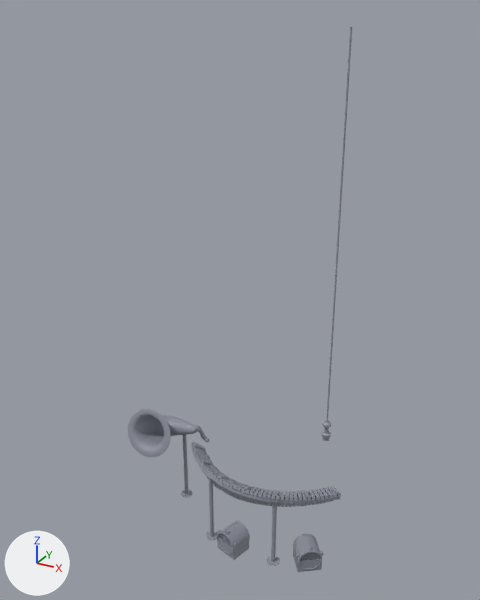
The Blender file blend/blenderisland_instrument.blend as it was, and as the next commit left it.
Both versions are drawn from a camera (50 mm lens) standing at (3.15, -6.76, 6.47) and looking at (-0.29, -0.52, 3.35). The axes (+X, +Y, +Z) are drawn at lower left. The lights are the same throughout.

The first picture shows 'BezierCurve.003', 'Circle', 'Cube', 'Cube.001', 'Cube.002', 'Cube.003', 'Cylinder.002', 'Cylinder.003', 'Cylinder.004', 'Cylinder.006', 'horn', 'key', 'key.001', 'key.002', 'key.004', 'key.006', 'key.007', 'speaker', 'speaker.001', 'stand', 'stand.001', 'stand.002'.
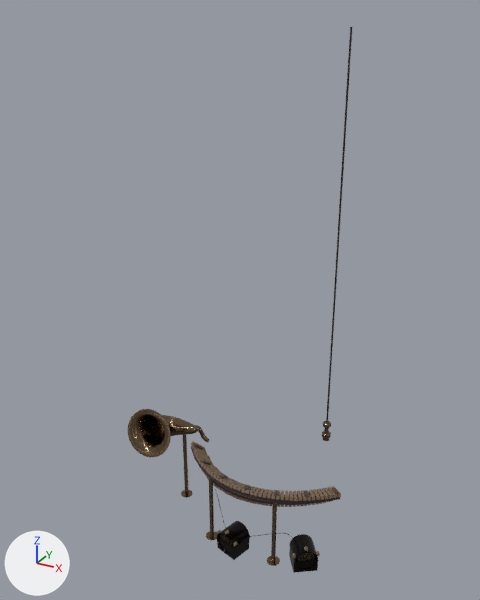
The change, as a list of edits to the scene's bpy script:
```text
Change mat_2nd:
    where n0 = _N.new('ShaderNodeOutputMaterial'); n0.name = 'Material Output'
    remove n1 = _N.new('ShaderNodeGroup'); n1.name = 'Group.003'
    remove n1.node_tree = ng_event_horizon_material_node
    remove _L.new(n1.outputs[1], n0.inputs[0])  # 'wall' to 'Surface'
    add n2 = _N.new('ShaderNodeBsdfPrincipled'); n2.name = 'Principled BSDF'
    add n2.distribution = 'GGX'
    add n2.subsurface_method = 'BURLEY'
    add n2.inputs[2].default_value = 0.181  # 'Roughness'
    add n2.inputs[13].default_value = 0.164  # 'Specular IOR Level'
    add n3 = _N.new('ShaderNodeRGB'); n3.name = 'RGB.018'
    add n3.outputs[0].default_value = (0.00304, 0.00182, 0.00182, 1.0)  # 'Color', black #0a0606
    add _L.new(n2.outputs[0], n0.inputs[0])  # 'BSDF' to 'Surface'
    add _L.new(n3.outputs[0], n2.inputs[0])  # 'Color' to 'Base Color'
Add mat_material:
    mat_material = bpy.data.materials.new('Material')
    mat_material.use_nodes = True; mat_material.node_tree.nodes.clear()
    _N = mat_material.node_tree.nodes; _L = mat_material.node_tree.links
    n0 = _N.new('ShaderNodeBsdfPrincipled'); n0.name = 'Principled BSDF'
    n0.distribution = 'GGX'
    n0.subsurface_method = 'BURLEY'
    n1 = _N.new('ShaderNodeOutputMaterial'); n1.name = 'Material Output'
    n2 = _N.new('ShaderNodeRGB'); n2.name = 'RGB.005'
    n2.outputs[0].default_value = (0.01, 0.00534, 0.00691, 1.0)  # 'Color', black #191014
    _L.new(n0.outputs[0], n1.inputs[0])  # 'BSDF' to 'Surface'
    _L.new(n2.outputs[0], n0.inputs[0])  # 'Color' to 'Base Color'
Add mat_pittet_braz:
    mat_pittet_braz = bpy.data.materials.new('pittet_braz')
    # nodes: BsdfPrincipled, Bump, Math, OutputMaterial, RGB, TexNoise, ValToRGB
    # colours: black #000000, white #ffffff, brown #7c6750
Add mat_blenderisland_instrument_keys:
    mat_blenderisland_instrument_keys = bpy.data.materials.new('blenderisland_instrument_keys')
    mat_blenderisland_instrument_keys.use_nodes = True; mat_blenderisland_instrument_keys.node_tree.nodes.clear()
    _N = mat_blenderisland_instrument_keys.node_tree.nodes; _L = mat_blenderisland_instrument_keys.node_tree.links
    n0 = _N.new('ShaderNodeBsdfPrincipled'); n0.name = 'Principled BSDF'
    n0.distribution = 'GGX'
    n0.subsurface_method = 'BURLEY'
    n1 = _N.new('ShaderNodeOutputMaterial'); n1.name = 'Material Output'
    n2 = _N.new('ShaderNodeRGB'); n2.name = 'RGB.006'
    n2.outputs[0].default_value = (0.202, 0.136, 0.0802, 1.0)  # 'Color', brown #7c6750
    _L.new(n0.outputs[0], n1.inputs[0])  # 'BSDF' to 'Surface'
    _L.new(n2.outputs[0], n0.inputs[0])  # 'Color' to 'Base Color'
Change me_cube:
    where me_cube.from_pydata(...)  # 8 vertices, 6 faces; spans x -0.02..0.02, y -0.1..0.1, z -0.022..0.022
    remove me_cube.materials.append(mat_2nd)
    add me_cube.materials.append(mat_blenderisland_instrument_keys)
Change me_cylinder:
    used by ob_stand; location = (-0.51, -0.89, 0.03); rotation_euler = (0.0, 0.0, 3.142), in degrees (0, 0, 180)
    remove me_cylinder.from_pydata(...)  # 64 vertices, 50 faces; spans x -0.084..0.084, y -0.084..0.084, z -0.027..1.0
    add me_cylinder.from_pydata(...)  # 96 vertices, 82 faces; spans x -0.084..0.084, y -0.084..0.084, z -0.027..0.964
    me_cylinder part 1
    16 vertices are removed from x -0.027..0.027, y -0.027..0.027, z 1.0
    17 faces are deleted
    32 vertices are added at x -0.031..0.031, y -0.031..0.031, z 0.935..0.958
    10 new vertices lie (0.0, 0.0, 0.005) away from vertices in x -0.031..0.031, y -0.031..0.012, z 0.935..0.955
    6 new vertices lie (0.0, 0.0, 0.006) away from vertices in x -0.022..0.022, y -0.029..0.031, z 0.938..0.958
    49 new faces join them
    me_cylinder part 2: 33 faces spanning x -0.084..0.084, y -0.084..0.084, z -0.027..-0.018 switch from mat_2nd to mat_pittet_braz
Change me_beziercurve_001:
    where me_beziercurve_001.from_pydata(...)  # 1296 vertices, 1248 faces; spans x -1.3..0.45, y -0.77..0.19, z -0.8..0.28
    remove me_beziercurve_001.materials.append(mat_2nd)
    add me_beziercurve_001.materials.append(mat_pittet_braz)
Change cu_beziercurve_003:
    remove cu_beziercurve_003.materials.append(mat_2nd)
    add cu_beziercurve_003.materials.append(mat_material)
Change ob_speaker:
    ob_speaker.location: (0.79, -0.71, 0.18) -> (0.75, -0.74, 0.18)
Remove ob_cube:
    ob_cube = bpy.data.objects.new('Cube', me_cube_008)
Change ob_cube_001:
    ob_cube_001: bpy.data.objects.new('Cube.001', me_cube_010) -> bpy.data.objects.new('Cube.001', me_cube_011)
    ob_cube_001.location: (-12.02, -0.287, 0.546) -> (-11.71, -0.0626, -0.13)
    ob_cube_001.scale: (1.0, 1.0, 1.0) -> (0.325, 0.356, 0.356)
Add ob_cube_004:
    ob_cube_004 = bpy.data.objects.new('Cube.004', me_cube_012)
    ob_cube_004.parent = ob_speaker
    ob_cube_004.location = (-12.02, -0.287, 0.546)
```

Where the change shows, as pixel boxes (x1, y1, x2, y2) in the pictures (480 x 600 px):
'horn', recoloured (grey to brown): (128, 409, 209, 457) in both
'key', recoloured (grey to brown): (191, 441, 341, 501) in both
'BezierCurve.003', recoloured: (326, 27, 352, 422) in both
'speaker', recoloured, moved: before (293, 534, 322, 570); after (290, 534, 318, 571)
'speaker.001', recoloured (grey to black): (217, 521, 250, 555) in both
'key.006', recoloured (grey to black): (191, 446, 340, 503) in both
'stand.001', recoloured (grey to brown): (267, 502, 280, 566) in both
'Cube.001', recoloured, moved, reshaped, rescaled (76% wider, 189% taller): before (302, 553, 318, 561); after (289, 548, 318, 573)
'Cube.002', recoloured (grey to black): (217, 537, 249, 560) in both
'stand', recoloured (grey to brown): (206, 478, 217, 540) in both
'Cube', deleted: before (293, 545, 322, 572)
'stand.002', recoloured (grey to brown): (181, 435, 192, 498) in both
'key.004', recoloured: (201, 469, 333, 507) in both
'key.007', recoloured (grey to black): (207, 476, 318, 505) in both
'key.001', recoloured (grey to brown): (194, 443, 339, 497) in both
'Circle', recoloured: (322, 421, 331, 441) in both
'Cube.003', recoloured: (220, 534, 231, 547) in both
'Cube.004', added: after (298, 553, 314, 561)
'key.002', recoloured: (208, 456, 281, 503) in both
'Cylinder.003', recoloured, moved: before (296, 553, 300, 558); after (292, 553, 296, 558)
'Cylinder.001', recoloured, moved: before (308, 546, 312, 551); after (304, 546, 308, 551)
'Cylinder.002', recoloured, moved: before (320, 551, 324, 556); after (316, 551, 320, 556)
'Cylinder.005', recoloured: (233, 542, 238, 546) in both
'Cylinder.004', recoloured: (225, 530, 229, 534) in both
part 1 of me_cylinder, built on: before (183, 435, 277, 562); after (271, 502, 277, 562)
part 2 of me_cylinder, recoloured: before (181, 490, 280, 566); after (267, 556, 280, 566)
